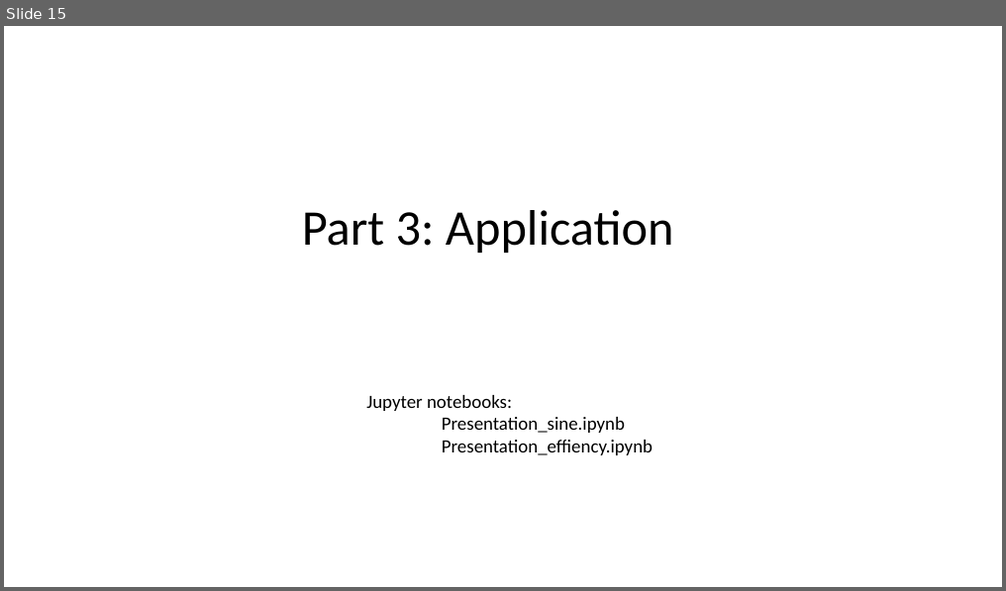
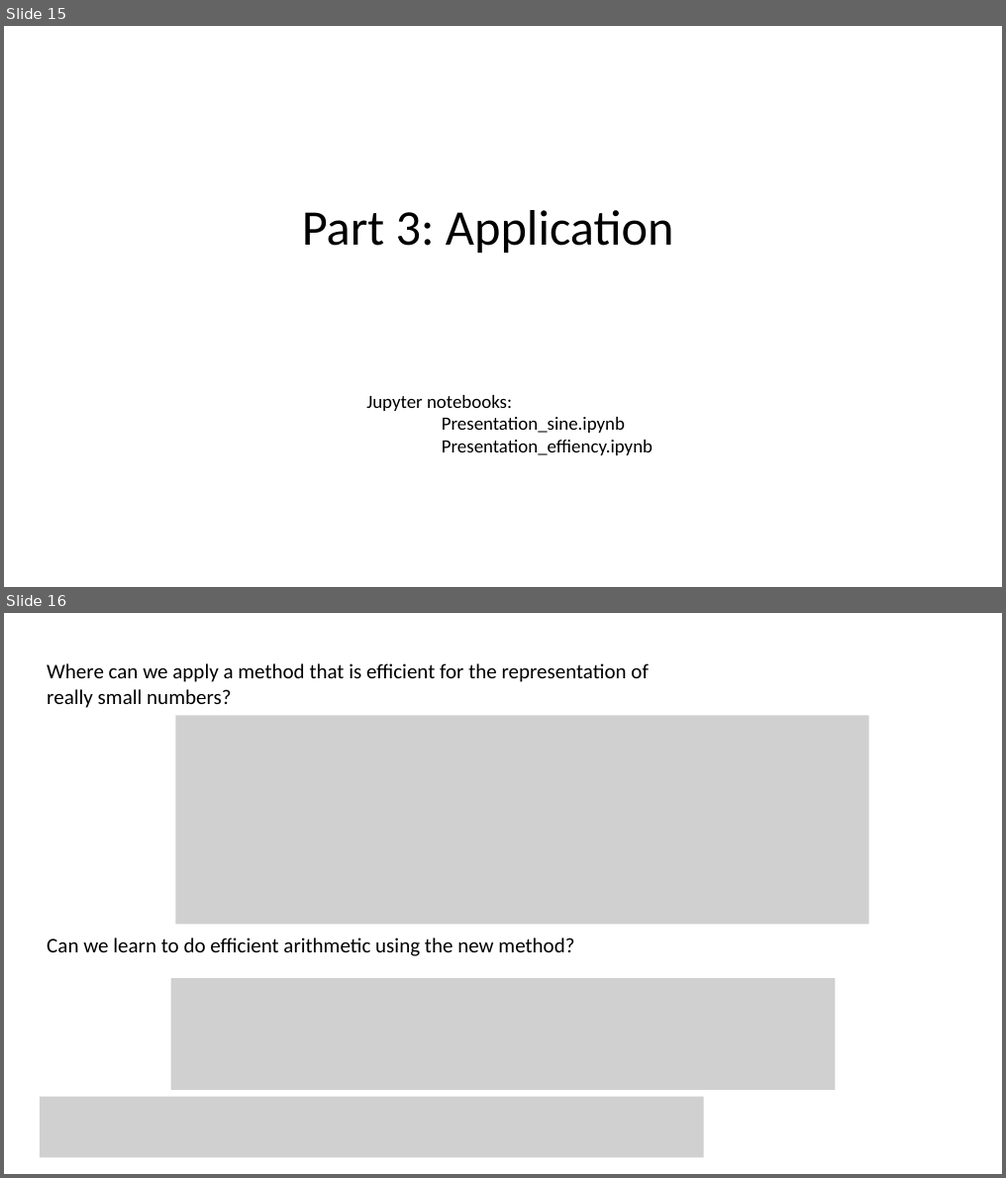
Before and after one commit to AlonSpinner/single-parameter-fit, a slide deck: Presentation.pptx. Shown one above the other, each under a label of ours: slide 15 before the commit, slides 15 and 16 after it. The pictures are 1006x591 and 1006x1178 pixels, drawn with LibreOffice and Linux fonts; fonts in the diff are those of the drawing; grey boxes stand for pictures. Boxes give left, top, right and bottom in pixels: in the first picture for what was removed or moved away, otherwise in the second. Text is boxed around its words. In the diff, an @@ line names an element or a change of style, - is before the commit and + after.

Commit message:
updated presentation to include future ideas

```diff
--- a/Presentation.pptx
+++ b/Presentation.pptx
@@ slide 16 added at box(4, 613, 1002, 1174), background #FFFFFF @@
@@ text added at box(47, 663, 648, 708), 20 pt, text #000000 @@
+Where can we apply a method that is efficient for the representation of really small numbers?
@@ picture added at box(175, 716, 868, 925) @@
@@ text added at box(47, 938, 574, 957), 20 pt, text #000000 @@
+Can we learn to do efficient arithmetic using the new method?
@@ picture added at box(171, 978, 835, 1090) @@
@@ picture added at box(40, 1096, 703, 1158) @@
```
